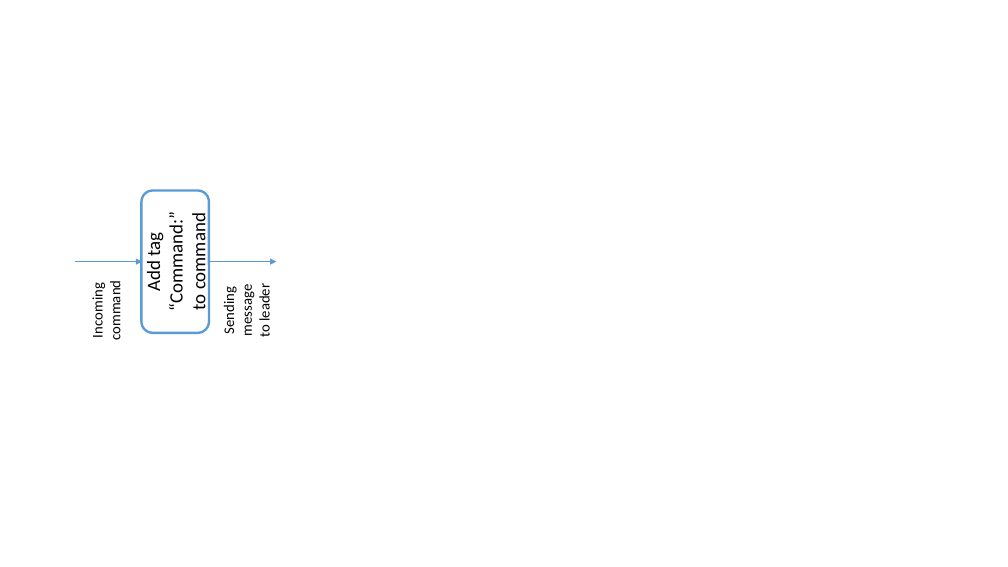
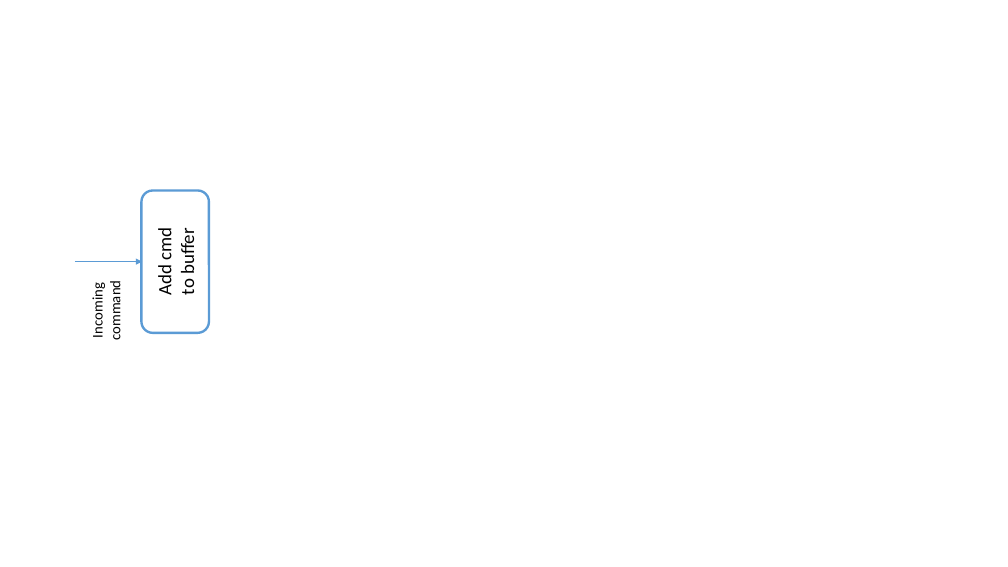
Before and after one commit to sandertungeaspoy/HotstuffWASM, a slide deck: slide 7 of WIP.pptx. Drawn at 1008x567 pixels with LibreOffice and Linux fonts; fonts in the diff are those of the drawing. Boxes give left, top, right and bottom in pixels: in the first picture for what was removed or moved away, otherwise in the second. Text is boxed around its words. In the diff, an @@ line names an element or a change of style, - is before the commit and + after.

```diff
--- a/WIP.pptx
+++ b/WIP.pptx
@@ text in rounded rectangle at (153,231,199,295): text changed @@
-Add tag “Command:”
-to command
+Add cmd
+to buffer
@@ arrow removed from (209, 262) to (277, 262) @@
@@ text removed at (220,289,274,337) @@
-Sending message
-to leader
```
Also in this commit, not shown: 1 other slide changed, 1 other file.
